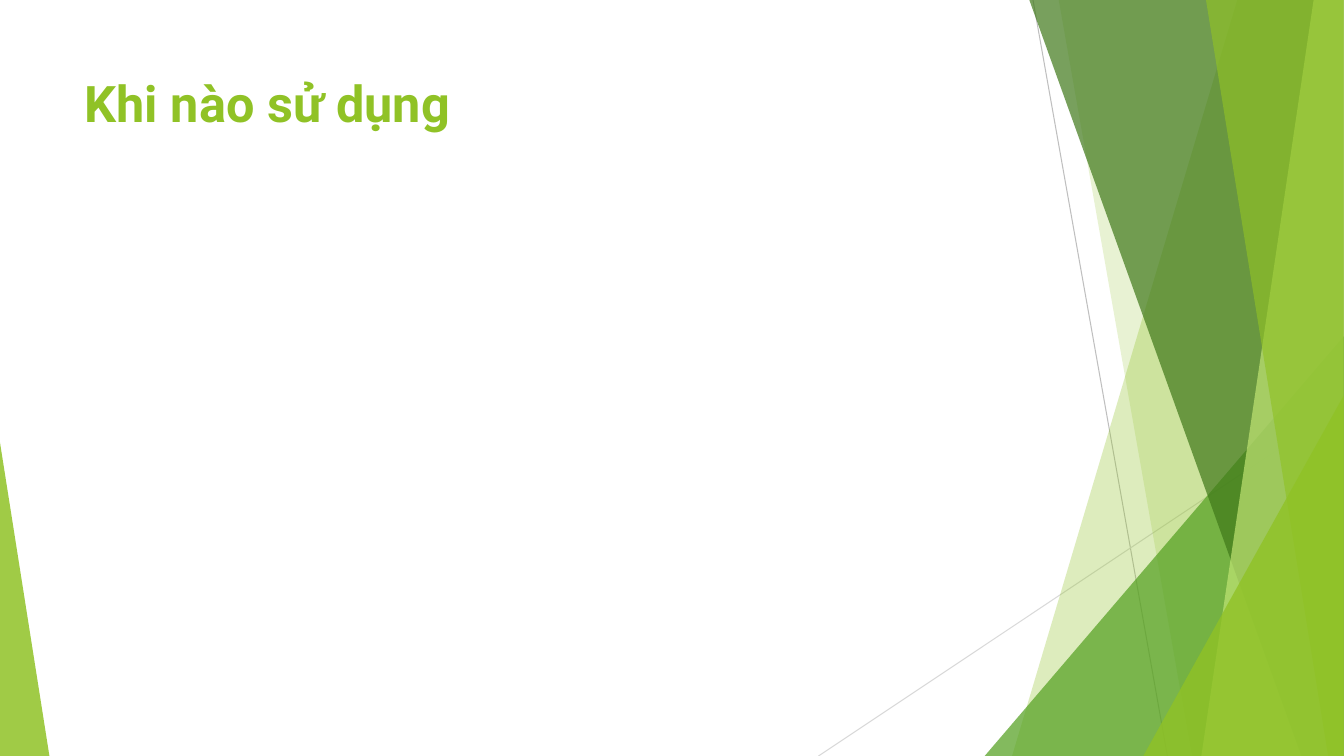
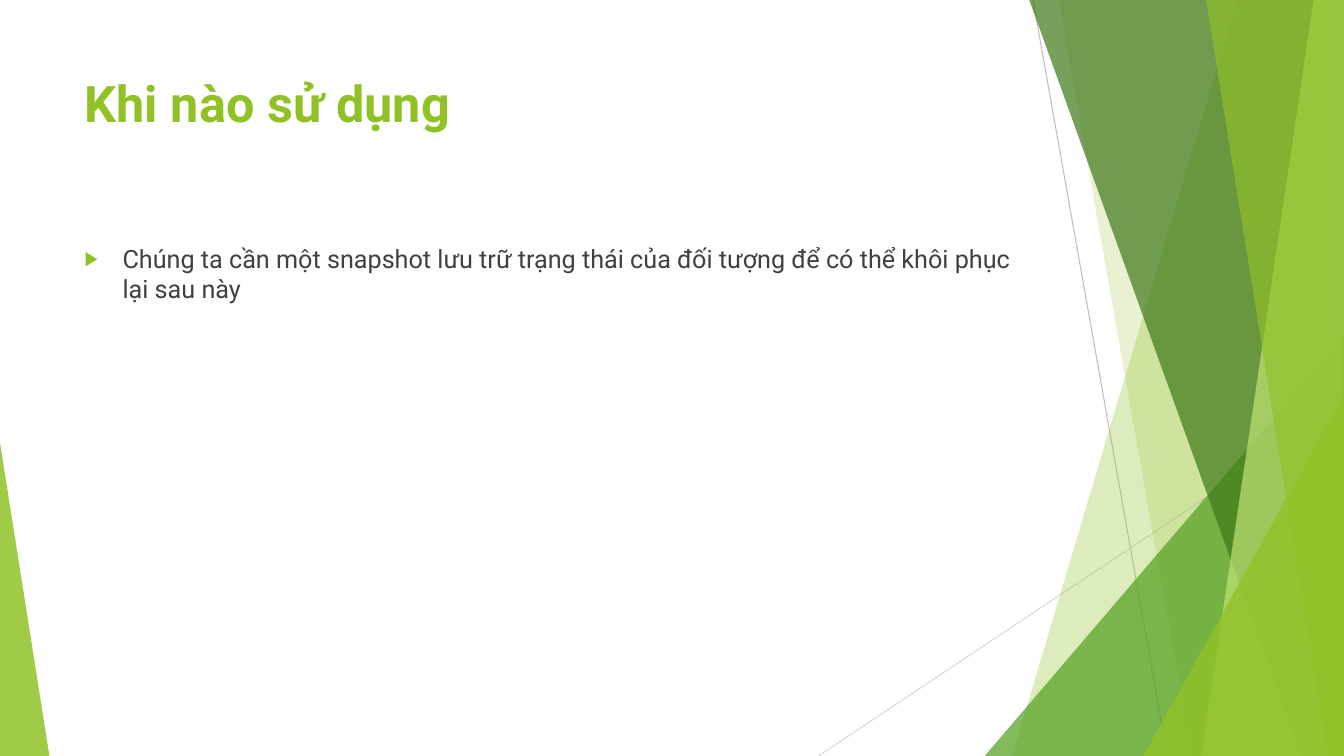
Before and after one commit to ChrisJamison/design_pattern, a slide deck: slide 5 of Báo cáo cuối kỳ/18. Memento/Slide.pptx. Drawn at 1344x756 pixels with LibreOffice and Linux fonts; fonts in the diff are those of the drawing. Boxes give left, top, right and bottom in pixels: in the first picture for what was removed or moved away, otherwise in the second. Text is boxed around its words. In the diff, an @@ line names an element or a change of style, - is before the commit and + after.

```diff
--- a/Báo cáo cuối kỳ/18. Memento/Slide.pptx
+++ b/Báo cáo cuối kỳ/18. Memento/Slide.pptx
@@ text added at [123,247,1010,304], 18 pt, text #404040 @@
+▶ Chúng ta cần một snapshot lưu trữ trạng thái của đối tượng để có thể khôi phục lại sau này
```
Also in this commit, not shown: 9 other slides changed, 1 slide added, 2 slides removed, 4 other files.
